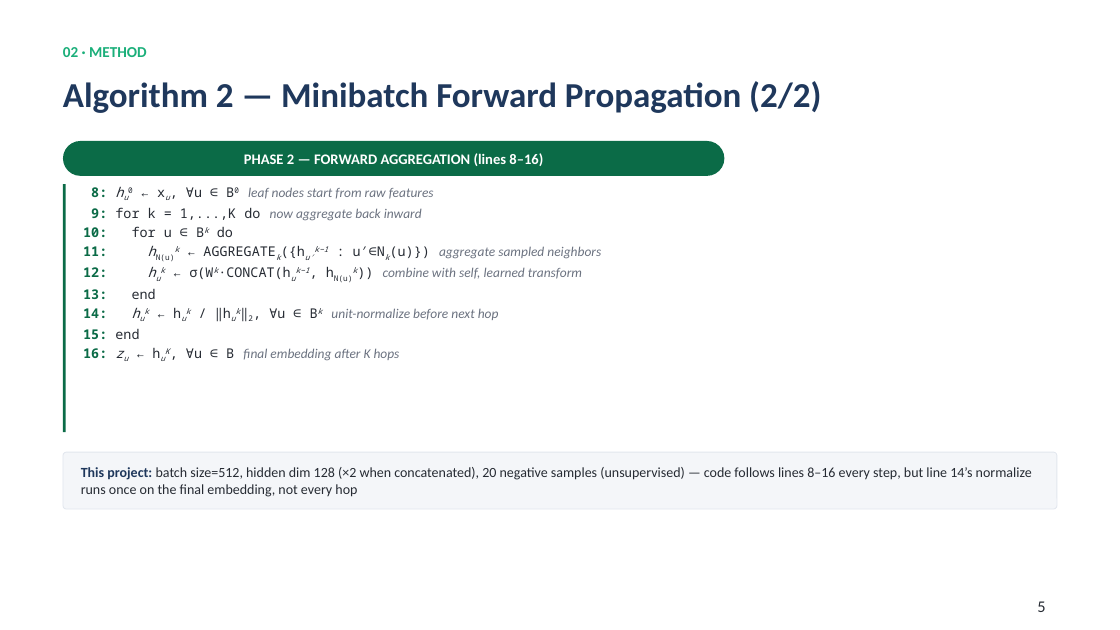
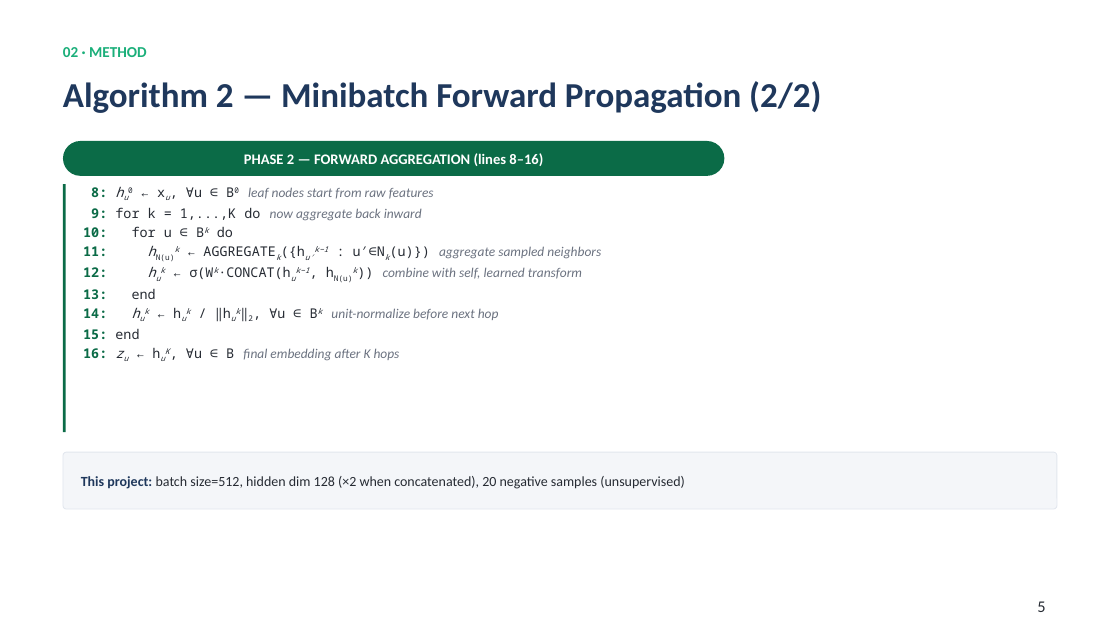
Before and after one commit to fedeceru/GraphSAGE, a slide deck: slide 5 of presentation/GraphSAGE_presentation.pptx. Drawn at 1120x630 pixels with LibreOffice and Linux fonts; fonts in the diff are those of the drawing. Boxes give left, top, right and bottom in pixels: in the first picture for what was removed or moved away, otherwise in the second. Text is boxed around its words. In the diff, an @@ line names an element or a change of style, - is before the commit and + after.

```diff
--- a/presentation/GraphSAGE_presentation.pptx
+++ b/presentation/GraphSAGE_presentation.pptx
@@ text in rounded rectangle at [81, 476, 685, 489]: text changed @@
-This project: batch size=512, hidden dim 128 (×2 when concatenated), 20 negative samples (unsupervised) — code follows lines 8–16 every step, but line 14’s normalize runs once on the final embedding, not every hop
+This project: batch size=512, hidden dim 128 (×2 when concatenated), 20 negative samples (unsupervised)
```
Also in this commit, not shown: 7 other slides changed, 14 other files.
